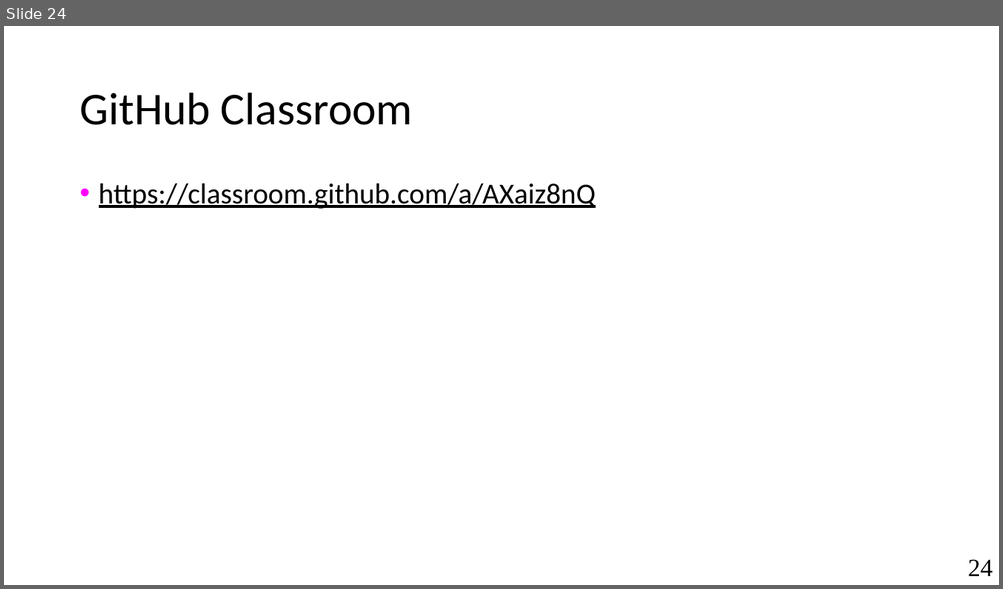
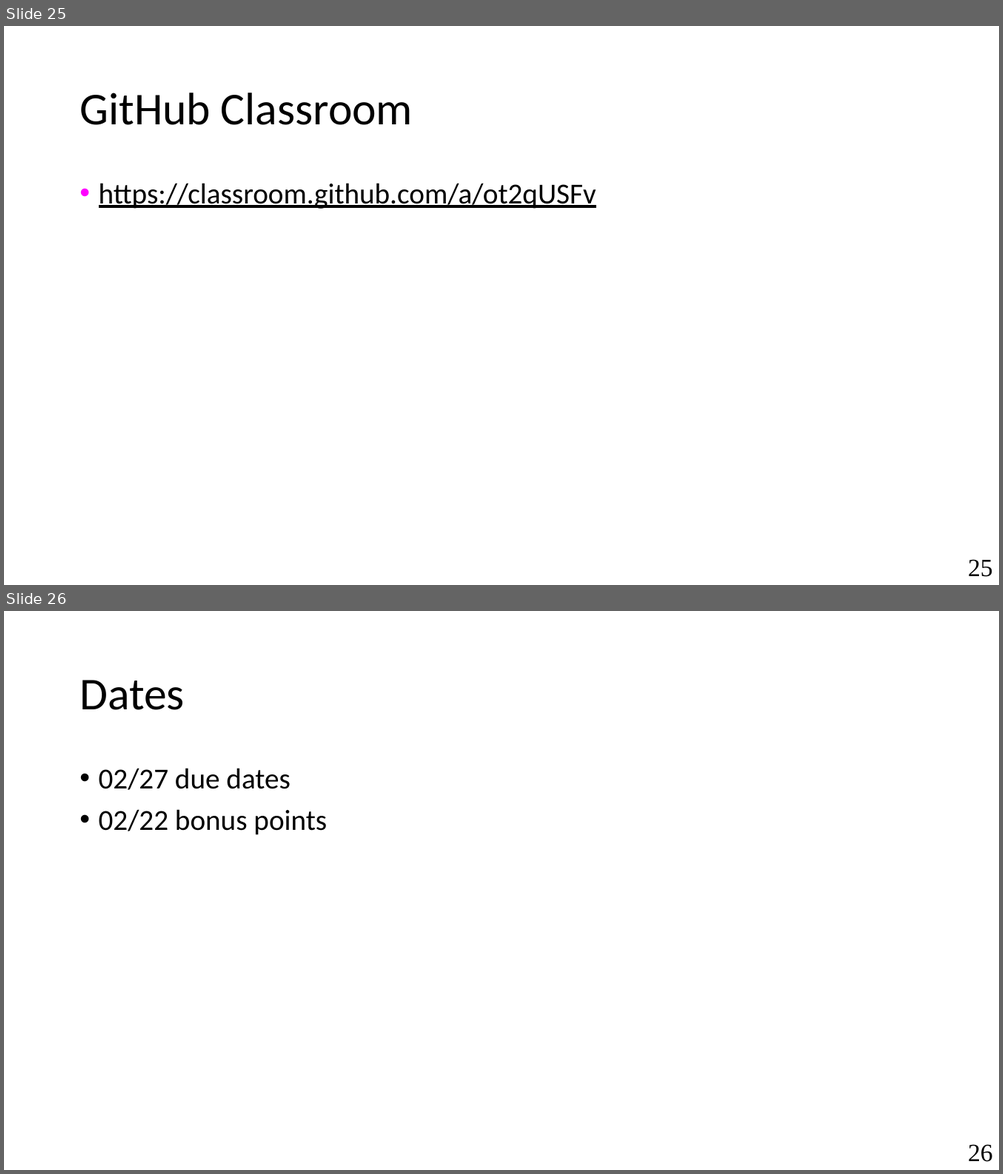
Before and after one commit to antoniobianchi333/cs408, a slide deck: labs/lab1/slides/lab1_intro.pptx. Shown one above the other, each under a label of ours: slide 24 before the commit, slides 25 and 26 after it. The pictures are 1003x589 and 1003x1174 pixels, drawn with LibreOffice and Linux fonts; fonts in the diff are those of the drawing. Boxes give left, top, right and bottom in pixels: in the first picture for what was removed or moved away, otherwise in the second. Text is boxed around its words. In the diff, an @@ line names an element or a change of style, - is before the commit and + after.

```diff
--- a/labs/lab1/slides/lab1_intro.pptx
+++ b/labs/lab1/slides/lab1_intro.pptx
@@ slide 26 added at <box>4,611,999,1170</box>, background #FFFFFF @@
@@ title added at <box>79,680,185,710</box>, 44 pt, text #000000 @@
+Dates
@@ text added at <box>99,768,327,835</box>, 28 pt, text #000000 @@
+• 02/27 due dates
+• 02/22 bonus points
@@ page number added at <box>967,1145,993,1162</box>, 24 pt, text #000000 @@
+26
@@ what was slide 24 is now slide 25 @@
@@ slide 25 changed as well @@
@@ text at <box>99,183,596,209</box>: text changed @@
-• https://classroom.github.com/a/AXaiz8nQ
+• https://classroom.github.com/a/ot2qUSFv
@@ page number at <box>967,560,993,577</box>: text changed @@
-24
+25
```
Also in this commit, not shown: 2 other slides changed, 1 other slide added, 2 other files.
